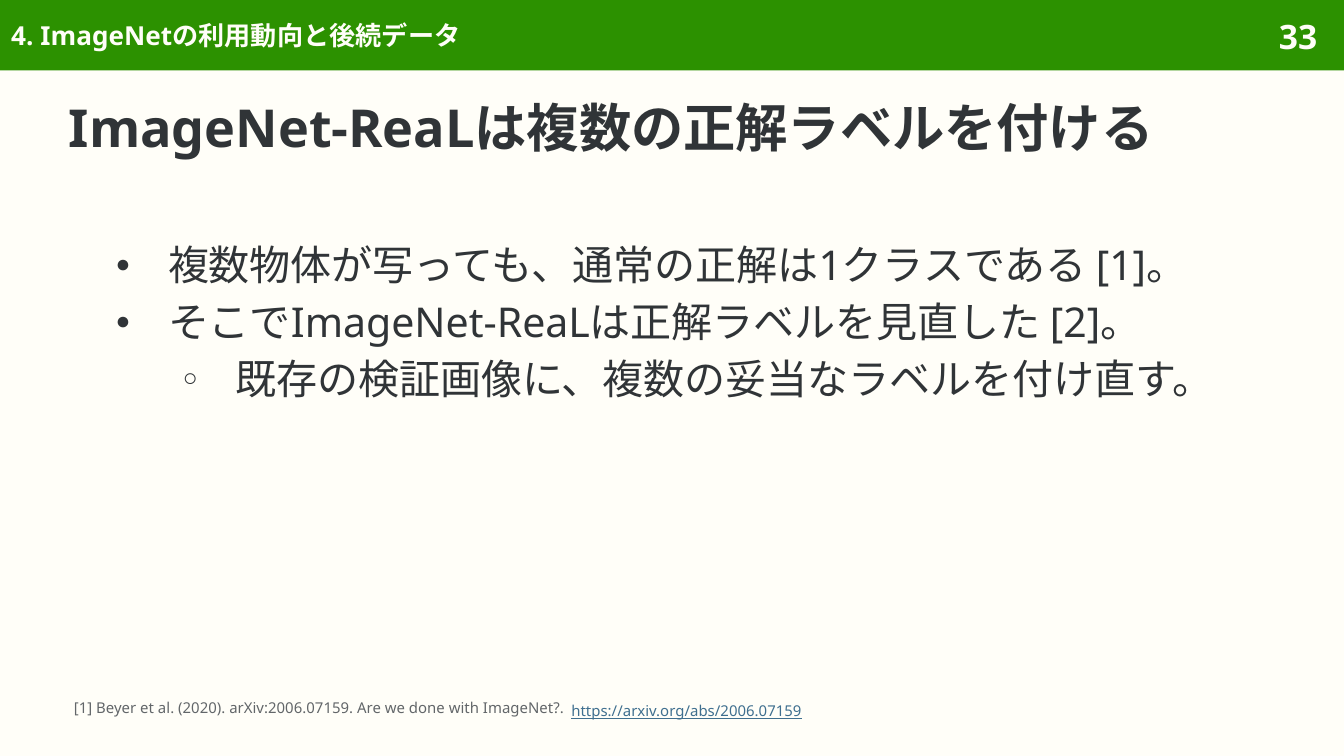
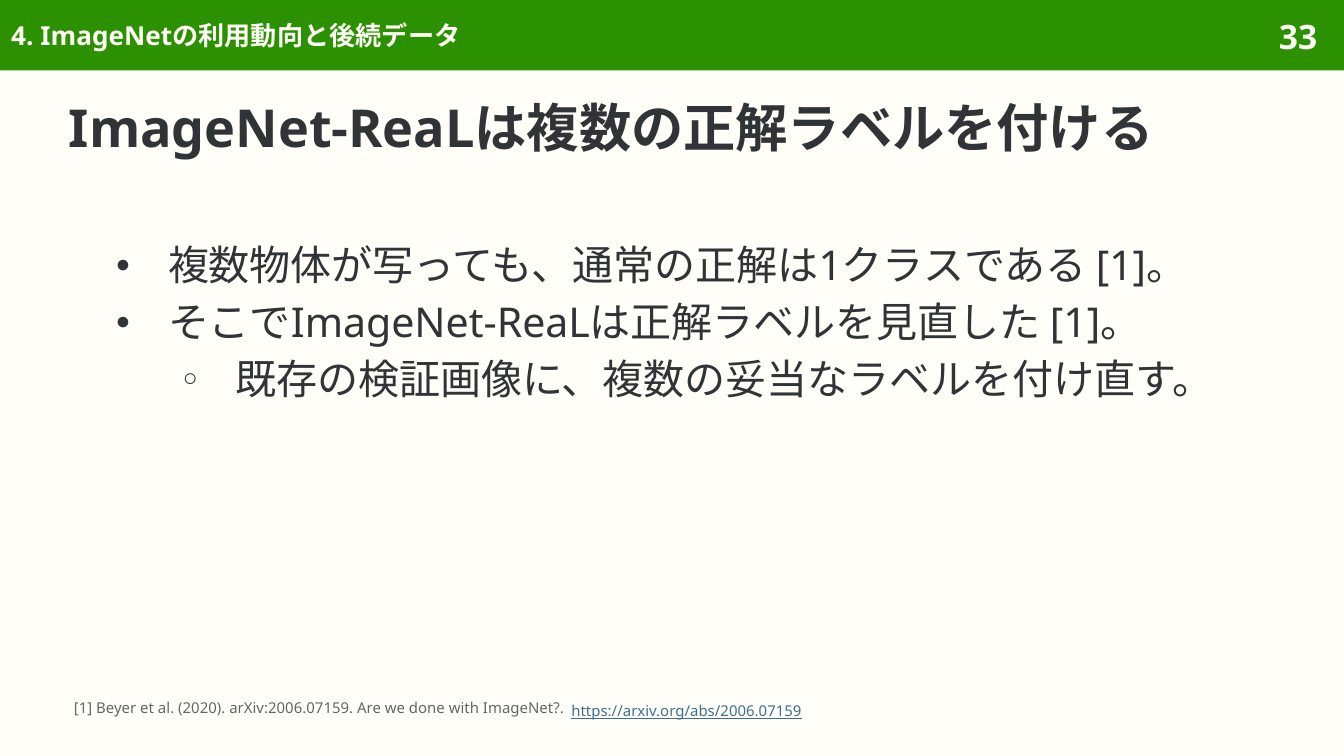
Before and after one commit to sasakiy84/datasets-in-10-minutes, a slide deck: slide 33 of slides/datasets-in-10-minutes-imagenet.pptx. Drawn at 1344x756 pixels with LibreOffice and Linux fonts; fonts in the diff are those of the drawing. Boxes give left, top, right and bottom in pixels: in the first picture for what was removed or moved away, otherwise in the second. Text is boxed around its words. In the diff, an @@ line names an element or a change of style, - is before the commit and + after.

Commit message:
Proofread imagenet with Japanese proofreading skill

```diff
--- a/slides/datasets-in-10-minutes-imagenet.pptx
+++ b/slides/datasets-in-10-minutes-imagenet.pptx
@@ text at (168,302,1141,347): text changed @@
-● そこでImageNet-ReaLは正解ラベルを見直した [2]。
+● そこでImageNet-ReaLは正解ラベルを見直した [1]。
```
Also in this commit, not shown: 17 other slides changed, 7 other files.
